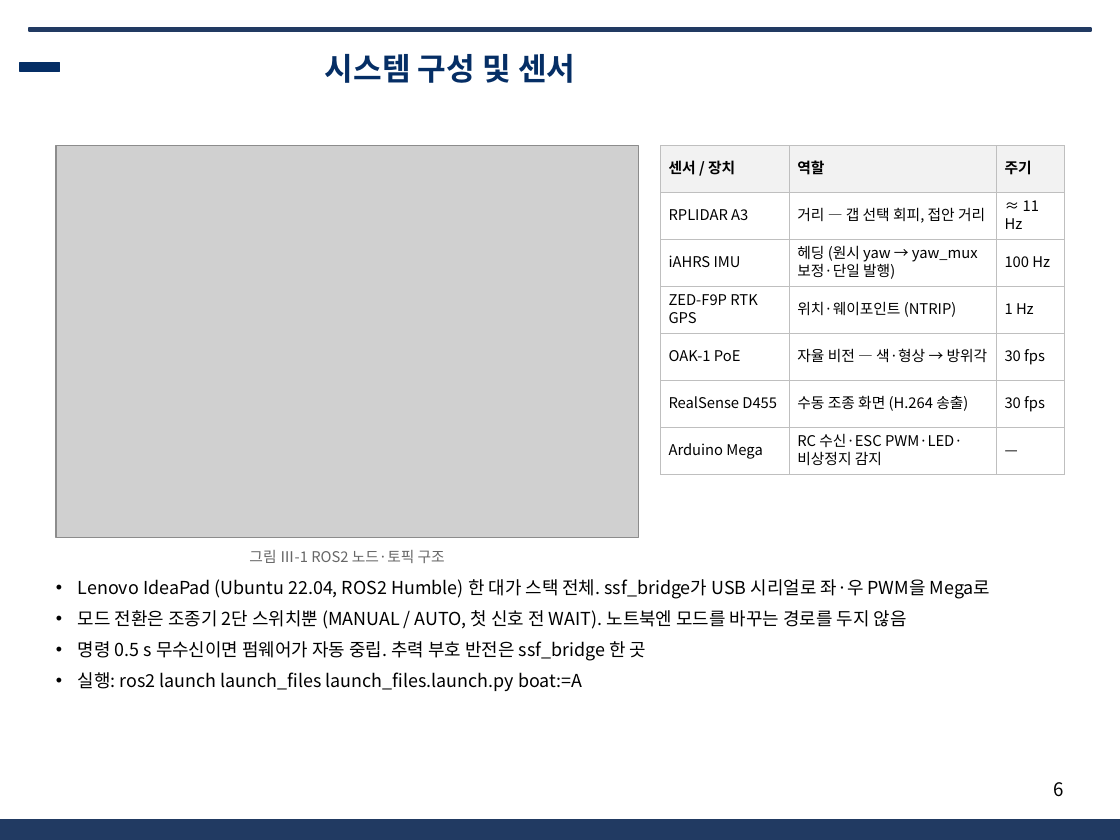
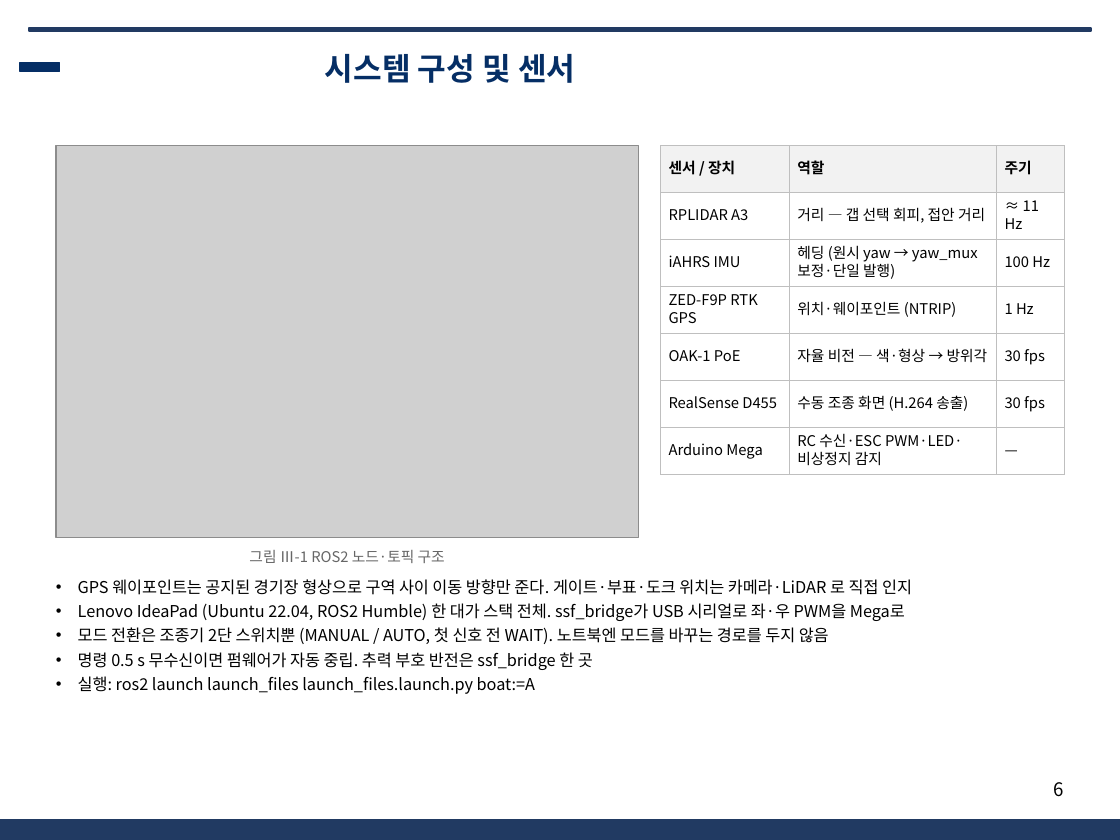
Before and after one commit to unmatsutake377-rgb/ros2_ws, a slide deck: slide 6 of docs/전달용/보고서_분담/발표자료_SSF_A.pptx. Drawn at 1120x840 pixels with LibreOffice and Linux fonts; fonts in the diff are those of the drawing; grey boxes stand for pictures; background and template pictures are left out. Boxes give left, top, right and bottom in pixels: in the first picture for what was removed or moved away, otherwise in the second. Text is boxed around its words. In the diff, an @@ line names an element or a change of style, - is before the commit and + after.

```diff
--- a/docs/전달용/보고서_분담/발표자료_SSF_A.pptx
+++ b/docs/전달용/보고서_분담/발표자료_SSF_A.pptx
@@ text at box(78, 579, 912, 595): paragraph added @@
+• GPS 웨이포인트는 공지된 경기장 형상으로 구역 사이 이동 방향만 준다. 게이트·부표·도크 위치는 카메라·LiDAR 로 직접 인지
@@ text at box(78, 603, 905, 694): size 11.5 to 10.5 pt in "Lenovo IdeaPad (Ubuntu 22.04, ROS2 Humble) 한 ...", "모드 전환은 조종기 2단 스위치뿐 (MANUAL / ...", "명령 0.5 s 무수신이면 펌웨어가 자동 중립. ...", "실행: ros2 launch launch_files launch_files.launch.py boat:=A"; line spacing 13.8pt to 12.6pt; less space between paragraphs @@
```
Also in this commit, not shown: 1 other slide changed, 7 other files.
